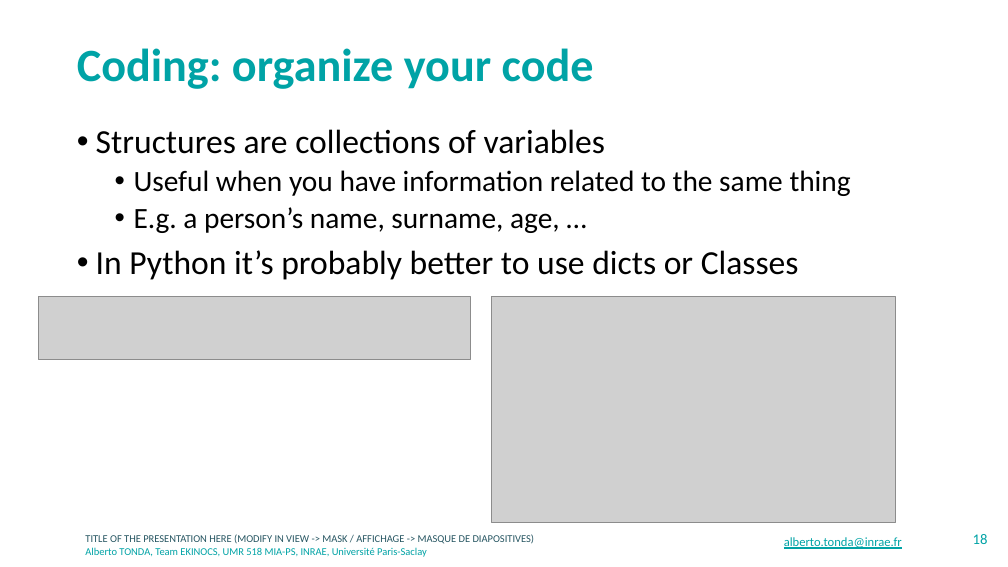
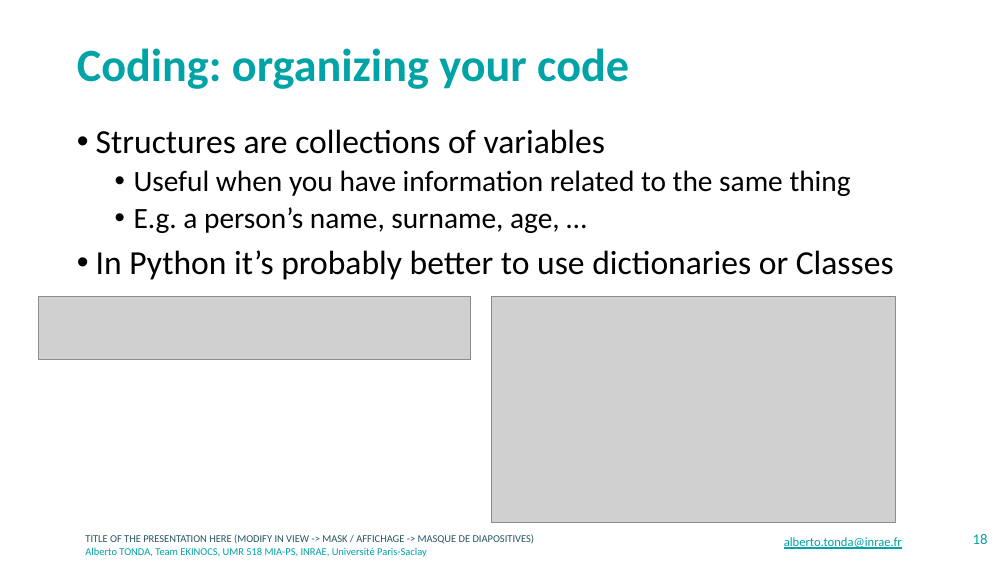
Before and after one commit to albertotonda/teaching, a slide deck: slide 18 of crash-course-on-data-science/coding.pptx. Drawn at 1008x567 pixels with LibreOffice and Linux fonts; fonts in the diff are those of the drawing; grey boxes stand for pictures; background and template pictures are left out. Boxes give left, top, right and bottom in pixels: in the first picture for what was removed or moved away, otherwise in the second. Text is boxed around its words. In the diff, an @@ line names an element or a change of style, - is before the commit and + after.

```diff
--- a/crash-course-on-data-science/coding.pptx
+++ b/crash-course-on-data-science/coding.pptx
@@ title at (77, 48, 629, 89): text changed @@
-Coding: organize your code
+Coding: organizing your code
@@ text at (96, 250, 894, 280): text changed @@
-• In Python it’s probably better to use dicts or Classes
+• In Python it’s probably better to use dictionaries or Classes
```
Also in this commit, not shown: 2 other slides changed, 4 slides added, 1 other file.
